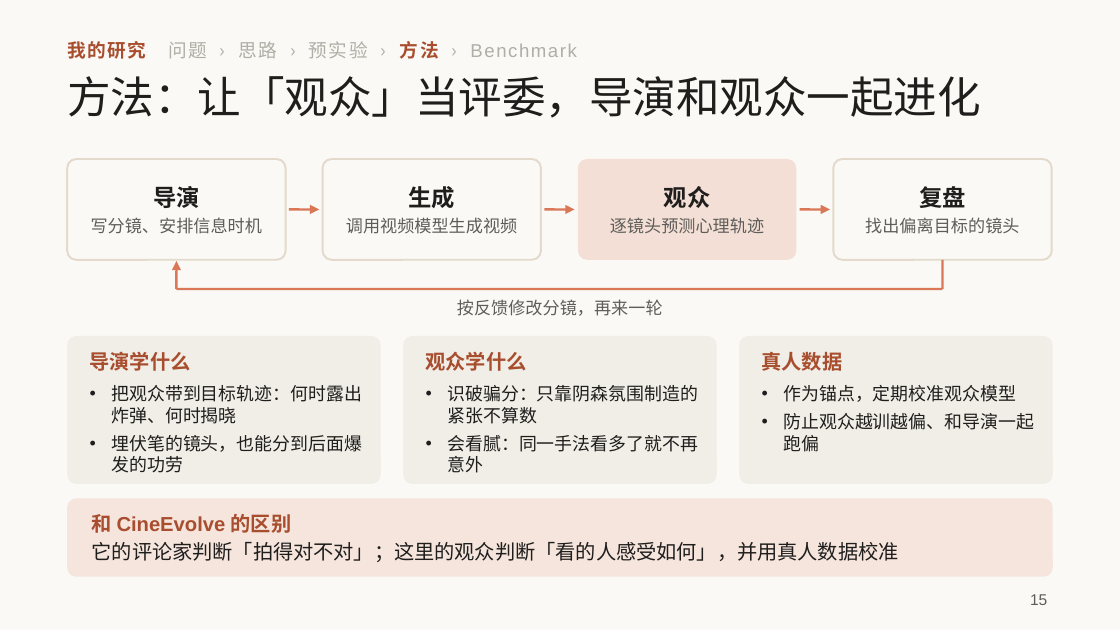
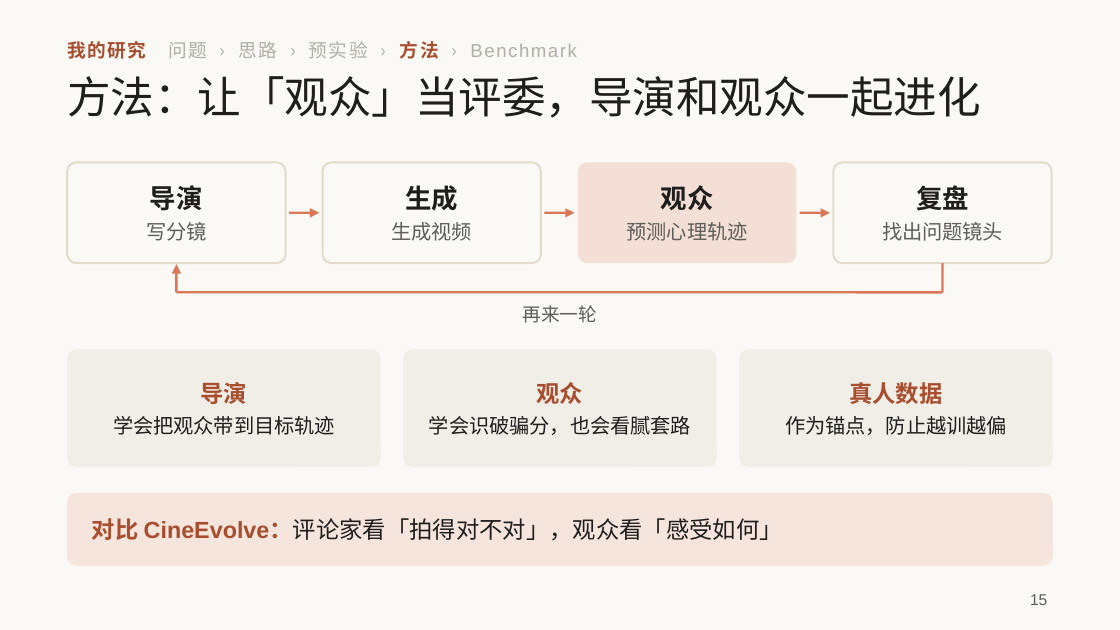
Before and after one commit to irving-2222/ICML, a slide deck: slide 15 of talk/研究分享_从多智能体协作到自进化.pptx. Drawn at 1120x630 pixels with LibreOffice and Linux fonts; fonts in the diff are those of the drawing. Boxes give left, top, right and bottom in pixels: in the first picture for what was removed or moved away, otherwise in the second. Text is boxed around its words. In the diff, an @@ line names an element or a change of style, - is before the commit and + after.

```diff
--- a/talk/研究分享_从多智能体协作到自进化.pptx
+++ b/talk/研究分享_从多智能体协作到自进化.pptx
@@ text at [150, 185, 203, 211]: size 15 to 17 pt in "导演" @@
@@ text at [405, 185, 458, 211]: size 15 to 17 pt in "生成" @@
@@ text at [661, 185, 714, 210]: size 15 to 17 pt in "观众" @@
@@ text at [916, 185, 969, 211]: size 15 to 17 pt in "复盘" @@
@@ text at [146, 222, 207, 241]: text changed; size 11 to 13 pt @@
-写分镜、安排信息时机
+写分镜
@@ text at [391, 222, 472, 241]: text changed; size 11 to 13 pt @@
-调用视频模型生成视频
+生成视频
@@ text at [627, 222, 748, 241]: text changed; size 11 to 13 pt @@
-逐镜头预测心理轨迹
+预测心理轨迹
@@ text at [882, 222, 1003, 241]: text changed; size 11 to 13 pt @@
-找出偏离目标的镜头
+找出问题镜头
@@ 4 arrows, 2 lines: place and size @@
-4 arrows, 2 lines at [176, 209, 942, 289]
+4 arrows, 2 lines at [176, 213, 942, 292]
@@ text at [523, 305, 598, 323]: text changed; size 11 to 12 pt @@
-按反馈修改分镜，再来一轮
+再来一轮
@@ rounded rectangle: place and size @@
-rounded rectangle at [67, 336, 381, 484]
+rounded rectangle at [67, 349, 381, 467]
@@ rounded rectangle: place and size @@
-rounded rectangle at [403, 336, 717, 484]
+rounded rectangle at [403, 349, 717, 467]
@@ text "观众" at [429, 382, 691, 435]: vertical alignment top to middle @@
@@ text removed at [426, 352, 527, 371] @@
-观众学什么
@@ proportions changed in 4 elements at [67, 349, 381, 467], [67, 493, 1053, 566], [403, 349, 717, 467], [739, 349, 1053, 467] @@
@@ rounded rectangle: place and size @@
-rounded rectangle at [739, 336, 1053, 484]
+rounded rectangle at [739, 349, 1053, 467]
@@ text "真人数据" at [785, 382, 1007, 435]: vertical alignment top to middle @@
@@ text removed at [762, 352, 843, 371] @@
-真人数据
@@ text removed at [111, 385, 362, 473] @@
-• 把观众带到目标轨迹：何时露出炸弹、何时揭晓
-• 埋伏笔的镜头，也能分到后面爆发的功劳
@@ text at [113, 382, 335, 435]: text changed; text colour #A84E2F to #1F1E1D; bold off @@
-导演学什么
+导演
+学会把观众带到目标轨迹
@@ text at [429, 382, 691, 435]: text changed; size 11.5 to 13 pt @@
-• 识破骗分：只靠阴森氛围制造的紧张不算数
-• 会看腻：同一手法看多了就不再意外
+观众
+学会识破骗分，也会看腻套路
@@ text at [785, 382, 1007, 435]: text changed; size 11.5 to 13 pt @@
-• 作为锚点，定期校准观众模型
-• 防止观众越训越偏、和导演一起跑偏
+真人数据
+作为锚点，防止越训越偏
@@ rounded rectangle: place and size @@
-rounded rectangle at [67, 498, 1053, 577]
+rounded rectangle at [67, 493, 1053, 566]
@@ text at [92, 518, 783, 541]: text changed; size 13 to 15 pt @@
-和 CineEvolve 的区别
-它的评论家判断「拍得对不对」；这里的观众判断「看的人感受如何」，并用真人数据校准
+对比 CineEvolve：评论家看「拍得对不对」，观众看「感受如何」
```
Also in this commit, not shown: 4 other slides changed.
